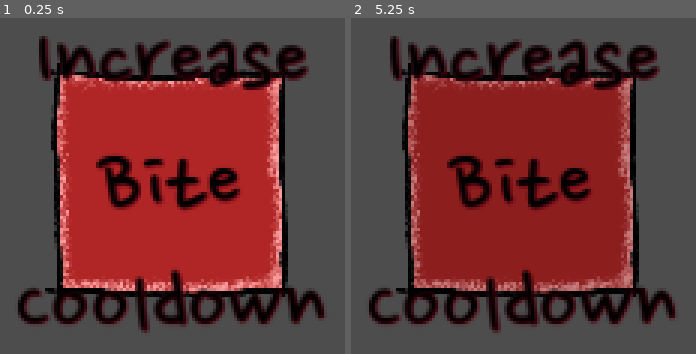
Above: before the commit, frames 1-2 (left to right).
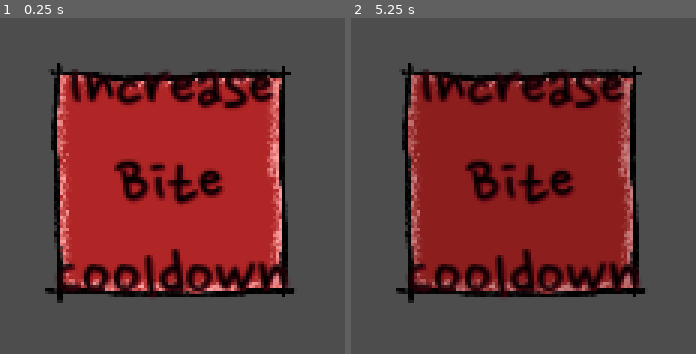
Above: after the commit, the same moments.

Repository: TheJP/GMTKGameJam2023
Game: Godot game, scene res://DowngradeSystem/Cards/ReduceBiteSpeed.tscn
The game is run twice, just before and just after one commit, with the same random seed, the same clock (stepped at 60 frames per second) and the same inputs. This scene is started directly instead of the project's main scene.
Inputs (mouse positions are in pixels of both pictures, inside the frame that each line leads up to):
- Up to frame 1 (0.25 s): no input
- Up to frame 2 (5.25 s): tap Enter at 0.5, 2, 3.5 s; press the mouse at (523, 182) at 0.53 s; hold D (move_right) 0.53-1.28 s; tap Space at 1.25, 2.75, 4.25 s; move the mouse to (outside the picture) at 1.27 s; release the mouse at (outside the picture) at 1.28 s; hold S (move_down) 1.28-2.03 s; click (outside the picture) at 1.35 s; move the mouse to (outside the picture) at 2.02 s; press the mouse at (outside the picture) at 2.03 s; hold D (move_right) 2.03-2.78 s; move the mouse to (outside the picture) at 2.77 s; release the mouse at (outside the picture) at 2.78 s; hold W (move_up) 2.78-3.53 s; click (outside the picture) at 2.85 s; move the mouse to (outside the picture) at 3.52 s; press the mouse at (outside the picture) at 3.53 s; hold A (move_left) 3.53-5.03 s; move the mouse to (outside the picture) at 4.27 s; release the mouse at (outside the picture) at 4.28 s; click (outside the picture) at 4.35 s; move the mouse to (640, 182) at 5.02 s; press the mouse at (640, 182) at 5.03 s; hold S (move_down) from 5.03 s (still down)

The runs differ from the first frame. In frame 1, 20% of the frame differs, in the area x 5-94%, y 5-94%; in frame 2, 20%.
Error in both runs: Invalid assignment of property or key 'speed' with value of type 'int' on a base object of type 'null instance'. (res://PlayerStats.gd:31)

Commit message:
improve texts

Diff:
--- a/GMTKGameJam2023/DowngradeSystem/Cards/ReduceBiteSpeed.tscn
+++ b/GMTKGameJam2023/DowngradeSystem/Cards/ReduceBiteSpeed.tscn
@@ -3,7 +3,7 @@
 [ext_resource type="PackedScene" uid="uid://cspb3vj40bncf" path="res://DowngradeSystem/DowngradeCard.tscn" id="1_l8ihy"]
 [ext_resource type="Script" path="res://DowngradeSystem/Cards/ReduceBiteSpeed.gd" id="2_p8775"]
 
-[node name="Downgrade" instance=ExtResource("1_l8ihy")]
+[node name="Downgrade2" instance=ExtResource("1_l8ihy")]
 
 [node name="Effect" parent="." index="0"]
 script = ExtResource("2_p8775")
--- a/GMTKGameJam2023/DowngradeSystem/Cards/ReduceClawDamage.tscn
+++ b/GMTKGameJam2023/DowngradeSystem/Cards/ReduceClawDamage.tscn
@@ -3,7 +3,7 @@
 [ext_resource type="PackedScene" uid="uid://cspb3vj40bncf" path="res://DowngradeSystem/DowngradeCard.tscn" id="1_jr871"]
 [ext_resource type="Script" path="res://DowngradeSystem/Cards/ReduceClawDamage.gd" id="2_e7upa"]
 
-[node name="Downgrade" instance=ExtResource("1_jr871")]
+[node name="Downgrade2" instance=ExtResource("1_jr871")]
 
 [node name="Effect" parent="." index="0"]
 script = ExtResource("2_e7upa")
--- a/GMTKGameJam2023/DowngradeSystem/Cards/ReduceClawSpeed.tscn
+++ b/GMTKGameJam2023/DowngradeSystem/Cards/ReduceClawSpeed.tscn
@@ -3,7 +3,7 @@
 [ext_resource type="PackedScene" uid="uid://cspb3vj40bncf" path="res://DowngradeSystem/DowngradeCard.tscn" id="1_jjtwa"]
 [ext_resource type="Script" path="res://DowngradeSystem/Cards/ReduceClawSpeed.gd" id="2_ogktd"]
 
-[node name="Downgrade" instance=ExtResource("1_jjtwa")]
+[node name="Downgrade3" instance=ExtResource("1_jjtwa")]
 
 [node name="Effect" parent="." index="0"]
 script = ExtResource("2_ogktd")
--- a/GMTKGameJam2023/DowngradeSystem/Cards/ReduceCorpseHeal.tscn
+++ b/GMTKGameJam2023/DowngradeSystem/Cards/ReduceCorpseHeal.tscn
@@ -11,3 +11,4 @@
 [node name="Label" parent="MarginContainer" index="0"]
 text = "
 Reduce Healing from Corpses"
+vertical_alignment = 1
--- a/GMTKGameJam2023/DowngradeSystem/Cards/ReduceMovementSpeed.tscn
+++ b/GMTKGameJam2023/DowngradeSystem/Cards/ReduceMovementSpeed.tscn
@@ -3,7 +3,7 @@
 [ext_resource type="PackedScene" uid="uid://cspb3vj40bncf" path="res://DowngradeSystem/DowngradeCard.tscn" id="1_1lllm"]
 [ext_resource type="Script" path="res://DowngradeSystem/Cards/ReduceMovementSpeed.gd" id="2_1cyd1"]
 
-[node name="Downgrade" instance=ExtResource("1_1lllm")]
+[node name="Downgrade3" instance=ExtResource("1_1lllm")]
 
 [node name="Effect" parent="." index="0"]
 script = ExtResource("2_1cyd1")
--- a/GMTKGameJam2023/DowngradeSystem/Cards/ReduceScariness.tscn
+++ b/GMTKGameJam2023/DowngradeSystem/Cards/ReduceScariness.tscn
@@ -3,7 +3,7 @@
 [ext_resource type="PackedScene" uid="uid://cspb3vj40bncf" path="res://DowngradeSystem/DowngradeCard.tscn" id="1_leka3"]
 [ext_resource type="Script" path="res://DowngradeSystem/Cards/ReduceScariness.gd" id="2_paks5"]
 
-[node name="Downgrade" instance=ExtResource("1_leka3")]
+[node name="Downgrade3" instance=ExtResource("1_leka3")]
 
 [node name="Effect" parent="." index="0"]
 script = ExtResource("2_paks5")
--- a/GMTKGameJam2023/DowngradeSystem/DowngradeCard.tscn
+++ b/GMTKGameJam2023/DowngradeSystem/DowngradeCard.tscn
@@ -4,7 +4,7 @@
 [ext_resource type="Script" path="res://DowngradeSystem/DowngradeCard.gd" id="2_enrp3"]
 [ext_resource type="FontFile" uid="uid://cmlwue6seucic" path="res://Assets/NanumPenScript-Regular.ttf" id="3_vpnpj"]
 
-[node name="Downgrade" type="NinePatchRect"]
+[node name="Downgrade3" type="NinePatchRect"]
 custom_minimum_size = Vector2(100, 100)
 anchors_preset = 8
 anchor_left = 0.5
@@ -44,11 +44,10 @@
 theme_override_colors/font_color = Color(0, 0, 0, 1)
 theme_override_colors/font_shadow_color = Color(0.388235, 0, 0.0705882, 1)
 theme_override_fonts/font = ExtResource("3_vpnpj")
-theme_override_font_sizes/font_size = 80
+theme_override_font_sizes/font_size = 60
 text = "
 "
 horizontal_alignment = 1
-vertical_alignment = 1
 autowrap_mode = 2
 
 [connection signal="gui_input" from="." to="." method="_on_gui_input"]
--- a/GMTKGameJam2023/titleScreen.tscn
+++ b/GMTKGameJam2023/titleScreen.tscn
@@ -261,8 +261,8 @@
 theme_override_constants/shadow_offset_y = 0
 theme_override_constants/shadow_outline_size = 50
 theme_override_fonts/font = ExtResource("2_643i1")
-theme_override_font_sizes/font_size = 176
-text = "Wolf Goes Boohoo"
+theme_override_font_sizes/font_size = 224
+text = "Werebaby"
 horizontal_alignment = 1
 
 [node name="VBoxContainer" type="VBoxContainer" parent="UI Box/CenterContainer"]
@@ -327,25 +327,25 @@
 texture = ExtResource("6_siylu")
 
 [node name="Sprite2D" type="Sprite2D" parent="UI Box"]
-position = Vector2(255, 600)
+position = Vector2(499, 600)
 rotation = 1.50438
 scale = Vector2(0.89, 0.89)
 texture = ExtResource("8_uwnok")
 
 [node name="Sprite2D2" type="Sprite2D" parent="UI Box"]
-position = Vector2(280, 670)
+position = Vector2(524, 670)
 rotation = 1.50438
 scale = Vector2(0.89, 0.89)
 texture = ExtResource("9_jy6v6")
 
 [node name="Sprite2D3" type="Sprite2D" parent="UI Box"]
-position = Vector2(1787, 492)
+position = Vector2(1562, 467)
 rotation = 1.50438
 scale = Vector2(0.89, 0.89)
 texture = ExtResource("10_xctby")
 
 [node name="Sprite2D4" type="Sprite2D" parent="UI Box"]
-position = Vector2(1838, 522)
+position = Vector2(1613, 497)
 rotation = 3.59828
 scale = Vector2(0.89, 0.89)
 texture = ExtResource("8_uwnok")
Not shown: 1 places in GMTKGameJam2023/titleScreen.tscn that only renumber resources
